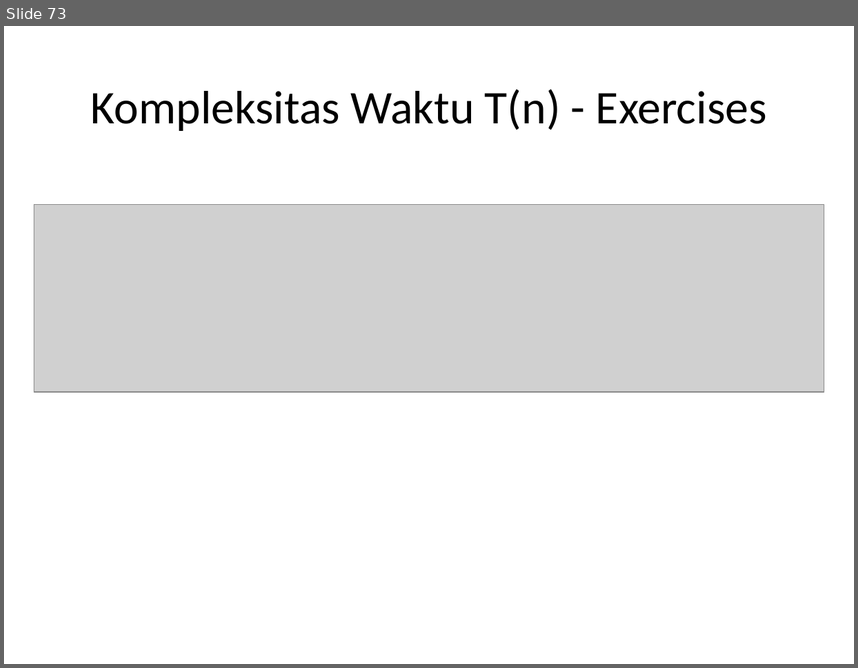
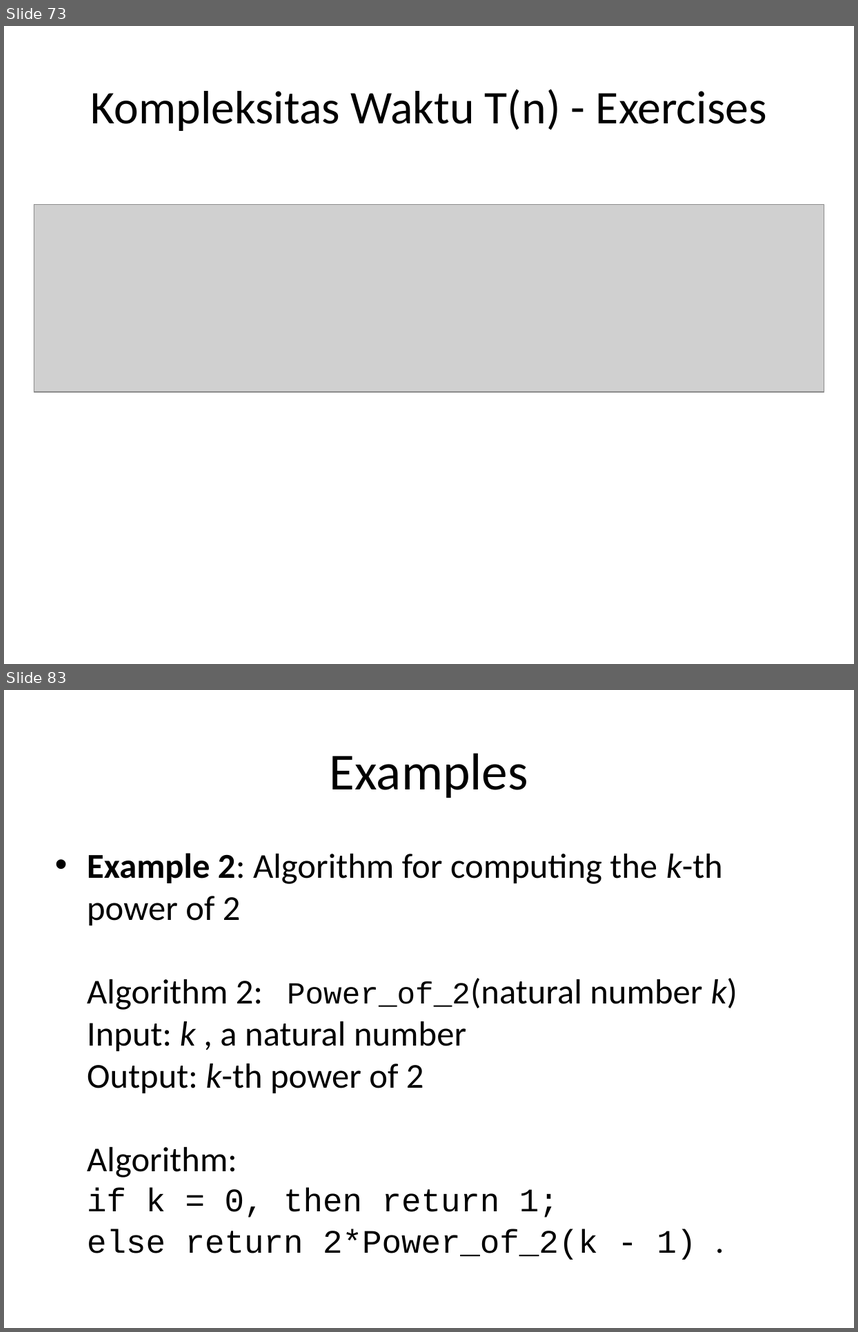
Before and after one commit to auliyanurul/kuliah, a slide deck: Algoritma dan Struktur Data.pptx. Shown one above the other, each under a label of ours: slide 73 before the commit, slides 73 and 83 after it; the slides between them are not shown. The pictures are 858x668 and 858x1332 pixels, drawn with LibreOffice and Linux fonts; fonts in the diff are those of the drawing; grey boxes stand for pictures. Boxes give left, top, right and bottom in pixels: in the first picture for what was removed or moved away, otherwise in the second. Text is boxed around its words. In the diff, an @@ line names an element or a change of style, - is before the commit and + after.

```diff
--- a/Algoritma dan Struktur Data.pptx
+++ b/Algoritma dan Struktur Data.pptx
@@ slide 83 added at (4,690,854,1328), background #FFFFFF @@
@@ title added at (330,753,528,798), 44 pt, text #000000 @@
+Examples
@@ text added at (87,853,737,1259), 29.6 pt, text #000000 @@
+• Example 2: Algorithm for computing the k-th power of 2
+  Algorithm 2: Power_of_2(natural number k) Input: k , a natural number
+  Output: k-th power of 2
+  Algorithm:
+  if k = 0, then return 1;
+  else return 2*Power_of_2(k - 1) .
```
Also in this commit, not shown: 2 slides changed, 14 other slides added.
